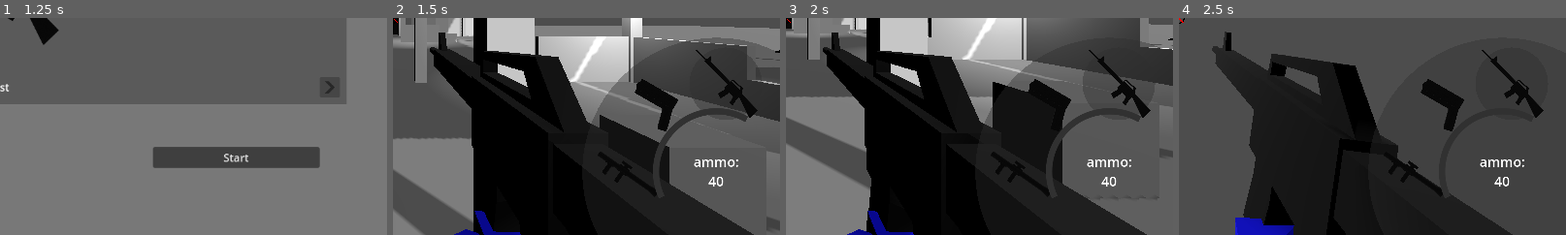
Above: before the commit, frames 1-4 (left to right).
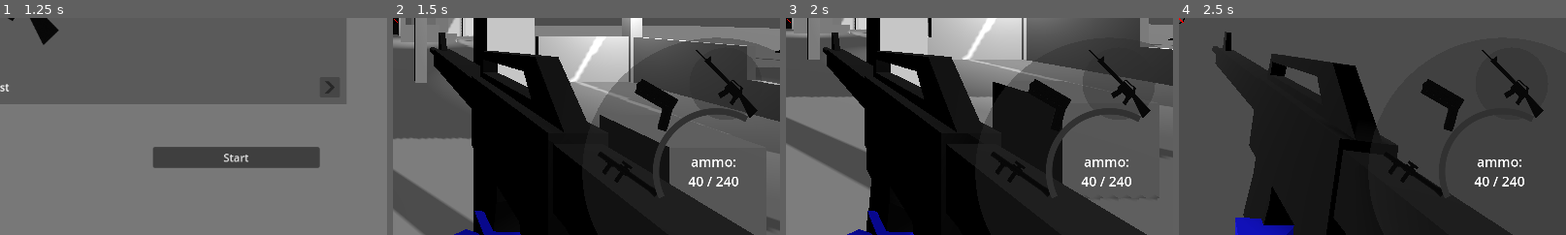
Above: after the commit, the same moments.

Repository: KellyBringino/FirstPersonShooterTest
Game: Godot game, scene res://UI/MainMenu.tscn
Same seed, same stepped clock (60 frames per second), same inputs: the game is played once before the commit and once after it.
Inputs (mouse positions are % of the whole screen's width and height, from its top left):
- Up to frame 1 (1.25 s): click "Start" at 0.5 s
- Up to frame 2 (1.5 s): click "Start" at 1.25 s
- Up to frame 3 (2 s): no input
- Up to frame 4 (2.5 s): tap Enter at 2 s; move the mouse to (55, 50) at 2.02 s; hold W (forward) from 2.03 s (still down); hold Ctrl (crouch) from 2.03 s (still down); tap Space (jump) at 2.27 s
The pictures show only the part of the screen within x 50-100%, y 50-100%; the shares and areas given below are measured in that part.

Frame 1 is identical in both runs. In frame 2, 0.6% of the frame differs, in the area x 76-90%, y 65-78%; in frame 3, 0.6%; in frame 4, 0.6%.

Commit message:
made it so that primaries and heavies have limited ammo

Diff:
--- a/Global/Game.gd
+++ b/Global/Game.gd
@@ -23,9 +23,11 @@
 const rifle = \
 {\
 	name = "rifle", \
+	ammoLimited = true,\
 	damage = 300.0, \
 	crit = 1.3, \
 	magsize = 40, \
+	ammoMax = 240,\
 	flinch = 0.2,\
 	ammoCost = 1,\
 	upgradeCost = 600,\
@@ -34,9 +36,11 @@
 const sniper = \
 {\
 	name = "sniper", \
+	ammoLimited = true,\
 	damage = 1000.0, \
 	crit = 2.0, \
 	magsize = 3, \
+	ammoMax = 18,\
 	flinch = 1.0,\
 	ammoCost = 20,\
 	upgradeCost = 600,\
@@ -46,6 +50,7 @@
 const pistol = \
 {\
 	name = "pistol", \
+	ammoLimited = false,\
 	damage = 300.0, \
 	crit = 1.5, \
 	magsize = 10, \
@@ -56,6 +61,7 @@
 const revolver = \
 {\
 	name = "revolver", \
+	ammoLimited = false,\
 	damage = 500.0, \
 	crit = 1.5, \
 	magsize = 6, \
@@ -67,8 +73,11 @@
 const rocketlauncher = \
 {\
 	name = "rocketlauncher", \
+	ammoLimited = true,\
 	damage = 300.0, \
-	crit = 1.0, magsize = 1, \
+	crit = 1.0, \
+	magsize = 1, \
+	ammoMax = 4,\
 	flinch = 0.0,\
 	ammoCost = 40,\
 	upgradeCost = 1000,\
--- a/Guns/Gun.gd
+++ b/Guns/Gun.gd
@@ -12,8 +12,11 @@
 
 var damage : float
 var critMult : float
-var mag : float
-var MAG_MAX : float
+var mag : int
+var MAG_MAX : int
+var reserve : int
+var reserveMax : int
+var limited : bool = false
 var chambered : bool = true
 var reloading : bool = false
 var grace : bool = false
@@ -23,6 +26,10 @@
 	critMult = object.crit
 	mag = object.magsize
 	MAG_MAX = object.magsize
+	if object.ammoLimited:
+		limited = true
+		reserveMax = object.ammoMax
+		reserve = object.ammoMax
 
 func _process(_delta):
 	$Grip.global_transform.origin = gripBoneAtt.global_transform.origin
@@ -48,11 +55,19 @@
 	pass
 
 func reload():
-	if mag < MAG_MAX:
+	if mag < MAG_MAX && !(limited && reserve==0):
 		reloading = true
 		anim.play("Reload")
 		await anim.animation_finished
-		mag = MAG_MAX
+		if limited:
+			if reserve < MAG_MAX:
+				mag = reserve
+				reserve = 0
+			else:
+				reserve -= MAG_MAX - mag
+				mag = MAG_MAX
+		else:
+			mag = MAG_MAX
 		reloading = false
 		if grace:
 			fire()
--- a/Levels/Level_Base.gd
+++ b/Levels/Level_Base.gd
@@ -6,7 +6,7 @@
 
 @onready var spawns : Array = $Spawns.get_children()
 var rng = RandomNumberGenerator.new()
-var enemyMax : int = 15;
+var enemyMax : int = 7;
 var enemyCount : int = 0;
 var enemiesAtOnce : int = 3
 var spawnRound : int = 0
--- a/Player/Player.gd
+++ b/Player/Player.gd
@@ -112,44 +112,68 @@
 	match curMoveState:
 		movestate.STANDING:
 			if abs($ModelController/doll/LeftLegTarget.global_position\
-			.distance_to(leftStand.global_position)) > STAND_STEP_DIS && leftStepNext:
-				take_step(leftStand,leftStandRaise,SPRINT_UPSPEED,SPRINT_UPSPEED,true)
+			.distance_to(leftStand.global_position)) > STAND_STEP_DIS && \
+			leftStepNext:
+				take_step(leftStand,leftStandRaise,SPRINT_UPSPEED,\
+					SPRINT_UPSPEED,true)
 			if abs($ModelController/doll/RightLegTarget.global_position\
-			.distance_to(rightStand.global_position)) > STAND_STEP_DIS && !leftStepNext:
-				take_step(rightStand,rightStandRaise,SPRINT_UPSPEED,SPRINT_UPSPEED,false)
+			.distance_to(rightStand.global_position)) > STAND_STEP_DIS && \
+			!leftStepNext:
+				take_step(rightStand,rightStandRaise,SPRINT_UPSPEED,\
+					SPRINT_UPSPEED,false)
 		movestate.WALKING:
 			if abs($ModelController/doll/LeftLegTarget.global_position\
-			.distance_to(leftWalk.global_position)) > WALK_STEP_DIS && leftStepNext:
-				take_step(leftWalk,leftWalkRaise,WALK_UPSPEED,WALK_DOWNSPEED,true)
+			.distance_to(leftWalk.global_position)) > WALK_STEP_DIS && \
+			leftStepNext:
+				take_step(leftWalk,leftWalkRaise,WALK_UPSPEED,\
+					WALK_DOWNSPEED,true)
 			if abs($ModelController/doll/RightLegTarget.global_position\
-			.distance_to(rightWalk.global_position)) > WALK_STEP_DIS && !leftStepNext:
-				take_step(rightWalk,rightWalkRaise,WALK_UPSPEED,WALK_DOWNSPEED,false)
+			.distance_to(rightWalk.global_position)) > WALK_STEP_DIS && \
+			!leftStepNext:
+				take_step(rightWalk,rightWalkRaise,WALK_UPSPEED,\
+					WALK_DOWNSPEED,false)
 		movestate.BACKWARDS:
 			if abs($ModelController/doll/LeftLegTarget.global_position\
-			.distance_to(leftBack.global_position)) > WALK_STEP_DIS && leftStepNext:
-				take_step(leftBack,leftBackRaise,WALK_UPSPEED,WALK_DOWNSPEED,true)
+			.distance_to(leftBack.global_position)) > WALK_STEP_DIS && \
+			leftStepNext:
+				take_step(leftBack,leftBackRaise,WALK_UPSPEED,\
+					WALK_DOWNSPEED,true)
 			if abs($ModelController/doll/RightLegTarget.global_position\
-			.distance_to(rightBack.global_position)) > WALK_STEP_DIS && !leftStepNext:
-				take_step(rightBack,rightBackRaise,WALK_UPSPEED,WALK_DOWNSPEED,false)
+			.distance_to(rightBack.global_position)) > WALK_STEP_DIS && \
+			!leftStepNext:
+				take_step(rightBack,rightBackRaise,WALK_UPSPEED,\
+					WALK_DOWNSPEED,false)
 		movestate.SPRINTING:
 			if abs($ModelController/doll/LeftLegTarget.global_position\
-			.distance_to(leftSprint.global_position)) > SPRINT_STEP_DIS && leftStepNext:
-				take_step(leftSprint,leftSprintRaise,SPRINT_UPSPEED,SPRINT_UPSPEED, true)
+			.distance_to(leftSprint.global_position)) > SPRINT_STEP_DIS && \
+			leftStepNext:
+				take_step(leftSprint,leftSprintRaise,SPRINT_UPSPEED,\
+					SPRINT_UPSPEED, true)
 			if abs($ModelController/doll/RightLegTarget.global_position\
-			.distance_to(rightSprint.global_position)) > SPRINT_STEP_DIS && !leftStepNext:
-				take_step(rightSprint,rightSprintRaise,SPRINT_UPSPEED,SPRINT_UPSPEED,false)
+			.distance_to(rightSprint.global_position)) > SPRINT_STEP_DIS && \
+			!leftStepNext:
+				take_step(rightSprint,rightSprintRaise,SPRINT_UPSPEED,\
+					SPRINT_UPSPEED,false)
 		movestate.STRAFE:
 			if abs($ModelController/doll/LeftLegTarget.global_position\
-			.distance_to(leftStrafe.global_position)) > STRAFE_STEP_DIS && leftStepNext:
-				take_step(leftStrafe,leftStrafeRaise, STRAFE_UPSPEED, STRAFE_DOWNSPEED, true)
+			.distance_to(leftStrafe.global_position)) > STRAFE_STEP_DIS && \
+			leftStepNext:
+				take_step(leftStrafe,leftStrafeRaise, STRAFE_UPSPEED,\
+					STRAFE_DOWNSPEED, true)
 			if abs($ModelController/doll/RightLegTarget.global_position\
-			.distance_to(rightStrafe.global_position)) > STRAFE_STEP_DIS && !leftStepNext:
-				take_step(rightStrafe,rightStrafeRaise, STRAFE_UPSPEED, STRAFE_DOWNSPEED,false)
+			.distance_to(rightStrafe.global_position)) > STRAFE_STEP_DIS && \
+			!leftStepNext:
+				take_step(rightStrafe,rightStrafeRaise, STRAFE_UPSPEED,\
+					STRAFE_DOWNSPEED,false)
 		movestate.JUMPING:
-			$ModelController/doll/LeftLegTarget.global_position = leftJump.global_position
-			$ModelController/doll/LeftLegTarget.global_rotation = leftJump.global_rotation
-			$ModelController/doll/RightLegTarget.global_position = rightJump.global_position
-			$ModelController/doll/RightLegTarget.global_rotation = rightJump.global_rotation
+			$ModelController/doll/LeftLegTarget.global_position = leftJump\
+				.global_position
+			$ModelController/doll/LeftLegTarget.global_rotation = leftJump\
+				.global_rotation
+			$ModelController/doll/RightLegTarget.global_position = rightJump\
+				.global_position
+			$ModelController/doll/RightLegTarget.global_rotation = rightJump\
+				.global_rotation
 
 	pointGun()
 
@@ -264,7 +288,8 @@
 	elif sprinting:
 		$CameraController/GunController.rotation = Vector3.UP
 	else:
-		var lookpoint = $CameraController/Camera3D/lookRay/DistanceRef.global_position
+		var lookpoint = $CameraController/Camera3D/lookRay/DistanceRef\
+			.global_position
 		$CameraController/GunController.look_at(lookpoint, Vector3(0,1,0))
 
 	var curgun = null
@@ -277,9 +302,11 @@
 			curgun = secondary
 	curgun.shootRay.force_raycast_update()
 	if curgun.shootRay.is_colliding():
-		get_node("/root/World/GUI").pointgun(curgun.shootRay.get_collision_point())
-	else:
-		var faraway = curgun.get_node("BarrelEnd/ShootRay/DistanceRef").global_position
+		get_node("/root/World/GUI").pointgun\
+			(curgun.shootRay.get_collision_point())
+	else:
+		var faraway = curgun.get_node("BarrelEnd/ShootRay/DistanceRef")\
+			.global_position
 		get_node("/root/World/GUI").pointgun(faraway)
 		#get_node("/root/World/GUI").dontpointgun()
 
--- a/UI/GUI.tscn
+++ b/UI/GUI.tscn
@@ -95,7 +95,7 @@
 grow_vertical = 0
 theme_override_font_sizes/font_size = 40
 text = "ammo:
-60"
+60 / 240"
 horizontal_alignment = 1
 vertical_alignment = 1
 
--- a/UI/UI.gd
+++ b/UI/UI.gd
@@ -27,6 +27,8 @@
 	ammobar.max_value = $"../Player".heldGun.MAG_MAX
 	ammobar.value = $"../Player".heldGun.mag
 	ammocounter.text = "ammo:\n" + str($"../Player".heldGun.mag)
+	if $"../Player".heldGun.limited:
+		ammocounter.text += " / " + str($"../Player".heldGun.reserve)
 	partscounter.text = "Parts: " + str($"../Player".parts)
 
 func pause():
